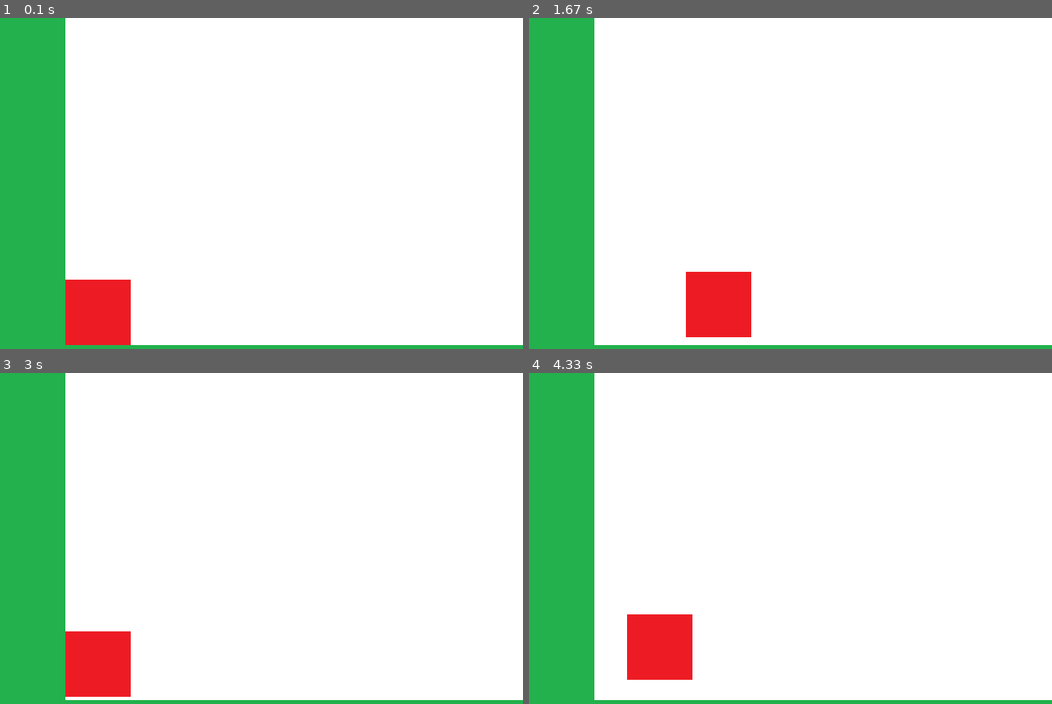
Above: before the commit, frames 1-4 (two rows, left to right).
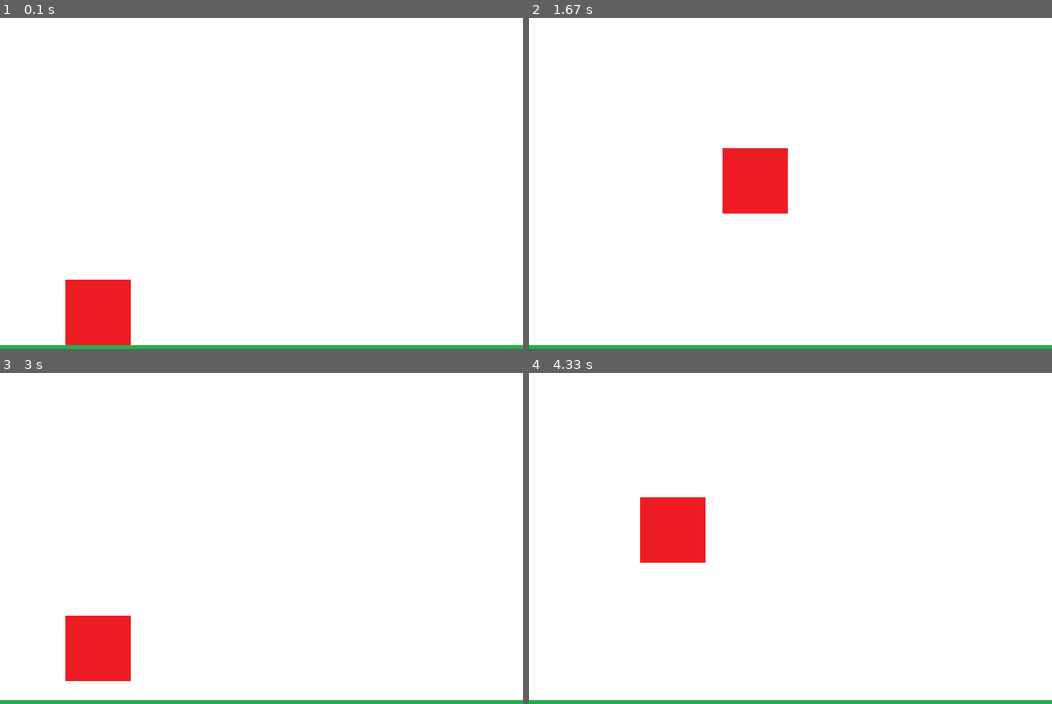
Above: after the commit, the same moments.

Repository: qwatro2/yandex_pygame_project
Game: pygame game, started from main.py
The game is run twice, just before and just after one commit, with the same random seed, the same clock (stepped at 60 frames per second) and the same inputs.
Inputs (mouse positions are in pixels of both pictures, inside the frame that each line leads up to):
- Up to frame 1 (0.1 s): no input
- Up to frame 2 (1.67 s): click (790, 213) at 0.38 s; hold Right 0.67-1.13 s; tap Space at 0.73, 1.03, 1.23, 1.53 s; hold Right 1.17-1.63 s
- Up to frame 3 (3 s): hold Left 1.67-2.2 s; tap Space at 1.73, 2.03, 2.63, 2.93 s; click (135, 571) at 2.28 s; hold Left 2.57-2.97 s
- Up to frame 4 (4.33 s): hold Right 3-3.63 s; tap Space at 3.07, 3.37, 3.73, 4.03, 4.23 s; hold Left 3.67-4.13 s; hold Right from 4.17 s (still down)

The runs differ from the first frame. In frame 1, 12% of the frame differs, in the area x 0-13%, y 0-99%; in frame 2, 17%, in the area x 0-50%, y 0-99%; in frame 3, 14%; in frame 4, 17%.

Commit message:
Игрок может ставить блоки
Блоки не ставятся, т.к. происходит коллайд с другими тайлами

Diff:
--- a/classes.py
+++ b/classes.py
@@ -1,3 +1,4 @@
+import time
 import pygame
 import constants
 import first_state_funcs
@@ -15,8 +16,8 @@
         super().__init__(*groups)
         self.image = BaseBlock.image
         self.rect = self.image.get_rect()
-        self.rect.x = x
-        self.rect.y = y
+        self.rect.left = x
+        self.rect.top = y
 
     def get_rect(self):
         return self.rect
@@ -36,6 +37,12 @@
         self.rect.x = x
         self.rect.y = y
 
+        self.number_of_blocks = 10
+        self.direction = 1  # 1, если смотрим направо, иначе 0
+
+        self.to_go_x = x
+        self.to_go_y = y
+
         self.vx = 0
         self.vy = 0
         self.on_ground = False
@@ -43,9 +50,11 @@
     def update(self, left, right, up, tile_group):
         if left:
             self.vx = -constants.MOVE_SPEED
+            self.direction = 0
 
         if right:
             self.vx = constants.MOVE_SPEED
+            self.direction = 1
 
         if up:
             if self.on_ground:
@@ -67,6 +76,7 @@
 
     def collide(self, vx, vy, tile_group):
         for tile in tile_group:
+
             if pygame.sprite.collide_rect(self, tile):
 
                 if vx > 0:
@@ -84,6 +94,30 @@
                     self.rect.top = tile.get_rect().bottom
                     self.vy = 0
 
+    def move(self, x, y):
+        self.rect.x = x
+        self.rect.y = y
+
+    def die(self):
+        time.sleep(500)
+        self.move(self.to_go_x, self.to_go_y)
+
+    def set_to_go_coords(self, x, y):
+        self.to_go_x = x
+        self.to_go_y = y
+
+    def add_number_of_blocks(self, value):
+        self.number_of_blocks += value
+
+    def get_number_of_blocks(self):
+        return self.number_of_blocks
+
+    def get_rect(self):
+        return self.rect
+
+    def get_direction(self):
+        return self.direction
+
 
 class Camera:
     def __init__(self, camera_func, width, height):
--- a/constants.py
+++ b/constants.py
@@ -11,5 +11,5 @@
 
 # физика
 GRAVITY = 0.35
-MOVE_SPEED = 5
-JUMP_POWER = 5
+MOVE_SPEED = 7
+JUMP_POWER = 12
--- /dev/null
+++ b/data/levels/lil_level.txt
@@ -0,0 +1,6 @@
+00000000
+00000000
+00000000
+00000000
+02000000
+11111111
--- a/data/levels/test_level.txt
+++ b/data/levels/test_level.txt
@@ -1,12 +1,12 @@
 1111111111111111
 1000000000000001
 1000000000000001
+1001110000000001
 1000000000000001
+1100000000000001
+1001110000000001
+1000000001100001
 1000000000000001
-1000000000000001
-1000000000000001
-1000000000000001
-1000000000000001
-1000000000000001
+1000011100000001
 1200000000000001
 1111111111111111
--- a/main.py
+++ b/main.py
@@ -22,7 +22,7 @@
     pygame.display.set_caption('caption')
 
     # генерация уровня
-    level_map = first_state_funcs.load_level('test_level.txt')
+    level_map = first_state_funcs.load_level('lil_level.txt')
     player, level_width, level_height = second_state_funcs.generate_level(level_map, tile_group, player_group,
                                                                           all_sprites)
 
@@ -61,12 +61,38 @@
                 if event.key == pygame.K_SPACE:
                     up = False
 
+            elif event.type == pygame.MOUSEBUTTONDOWN:
+
+                if event.button == 1:
+
+                    if player.get_number_of_blocks() > 0:
+
+                        new_block_x, new_block_y = None, None
+
+                        if player.get_direction() == 0:
+
+                            new_block_x = player.get_rect().left - constants.TILE_WIDTH
+
+                        else:
+
+                            new_block_x = player.get_rect().right + constants.TILE_WIDTH
+
+                        new_block_y = player.get_rect().top
+
+                        new_block = classes.BaseBlock(new_block_x * constants.TILE_WIDTH,
+                                                      new_block_y * constants.TILE_HEIGHT)
+
+                        if pygame.sprite.spritecollideany(new_block, tile_group):
+                            new_block.kill()
+                        else:
+                            tile_group.add(new_block)
+                            all_sprites.add(new_block)
+
         # обновление всех спрайтов
         all_sprites.update(left, right, up, tile_group)
 
         # отрисовка всех спрайтов
         screen.fill('white')
-        # all_sprites.draw(screen)
         camera.update(player)
         for sprite in all_sprites:
             screen.blit(sprite.image, camera.apply(sprite))
Not shown, added: TODO.txt
